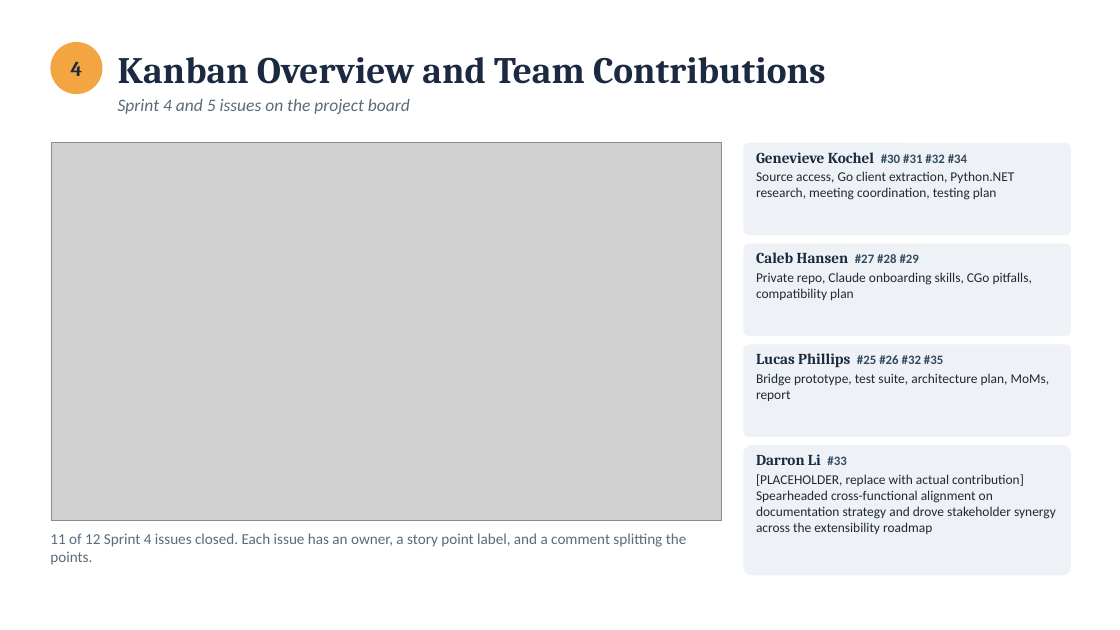
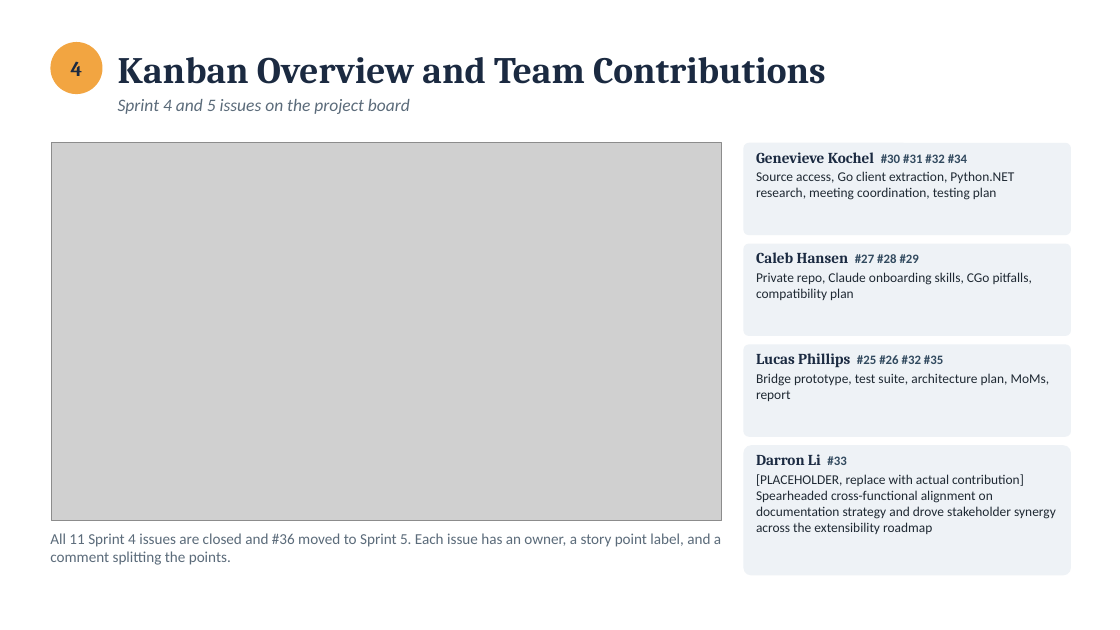
Before and after one commit to calebh13/sel-blueframe-sdk, a slide deck: slide 13 of Sprints/Sprint_4/Sprint 4 Presentation.pptx. Drawn at 1120x630 pixels with LibreOffice and Linux fonts; fonts in the diff are those of the drawing; grey boxes stand for pictures. Boxes give left, top, right and bottom in pixels: in the first picture for what was removed or moved away, otherwise in the second. Text is boxed around its words. In the diff, an @@ line names an element or a change of style, - is before the commit and + after.

Commit message:
Update board screenshot in Sprint 4 slides

```diff
--- a/Sprints/Sprint_4/Sprint 4 Presentation.pptx
+++ b/Sprints/Sprint_4/Sprint 4 Presentation.pptx
@@ text at (x1=50, y1=533, x2=721, y2=565): text changed @@
-11 of 12 Sprint 4 issues closed. Each issue has an owner, a story point label, and a comment splitting the points.
+All 11 Sprint 4 issues are closed and #36 moved to Sprint 5. Each issue has an owner, a story point label, and a comment splitting the points.
```
